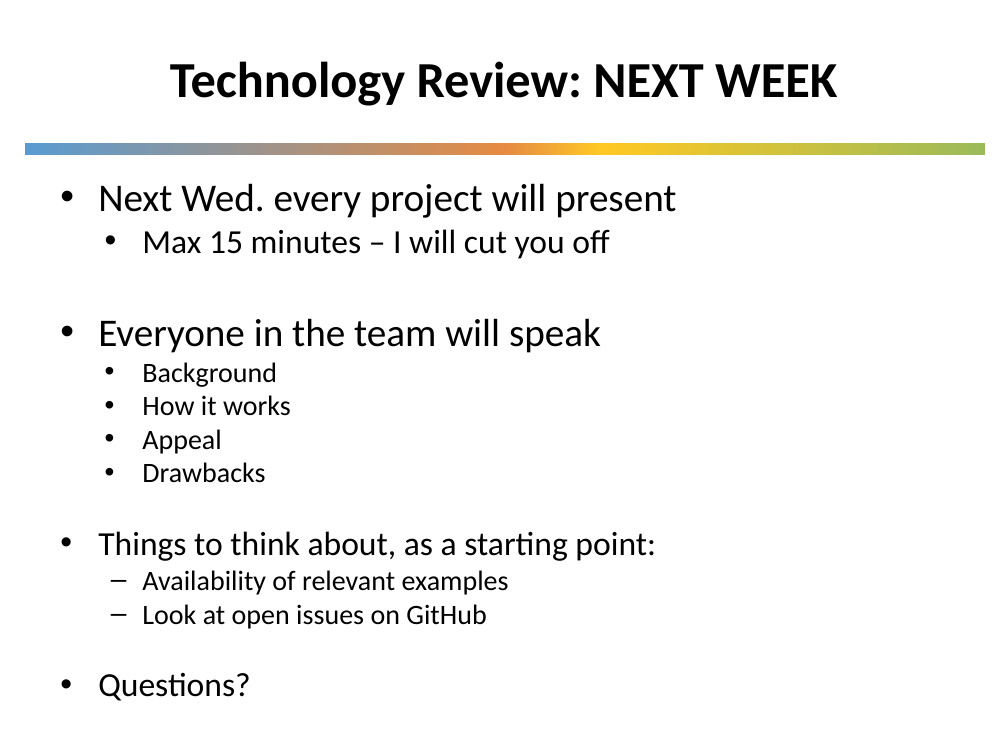
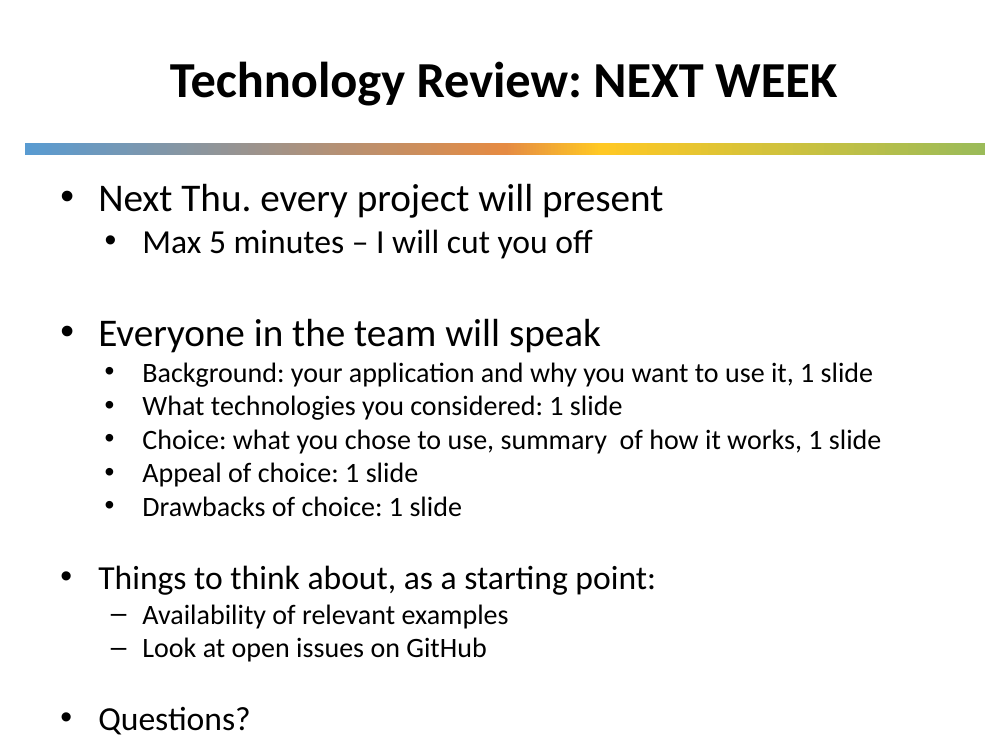
Before and after one commit to UWDIRECT/UWDIRECT.github.io, a slide deck: slide 8 of Wi20_content/SEDS/L10.Communication.pptx (slide 11 before the commit). Drawn at 1008x756 pixels with LibreOffice and Linux fonts; fonts in the diff are those of the drawing; background and template pictures are left out. Boxes give left, top, right and bottom in pixels: in the first picture for what was removed or moved away, otherwise in the second. Text is boxed around its words. In the diff, an @@ line names an element or a change of style, - is before the commit and + after.

```diff
--- a/Wi20_content/SEDS/L10.Communication.pptx
+++ b/Wi20_content/SEDS/L10.Communication.pptx
@@ text at [98, 183, 663, 259]: text changed @@
-• Next Wed. every project will present
-  • Max 15 minutes – I will cut you off
+• Next Thu. every project will present
+  • Max 5 minutes – I will cut you off
@@ text at [142, 362, 881, 517]: text changed @@
-  • Background
-  • How it works
-  • Appeal
-  • Drawbacks
+  • Background: your application and why you want to use it, 1 slide
+  • What technologies you considered: 1 slide
+  • Choice: what you chose to use, summary of how it works, 1 slide
+  • Appeal of choice: 1 slide
+  • Drawbacks of choice: 1 slide
```
Also in this commit, not shown: 2 other slides changed, 4 slides removed, 11 other files.
